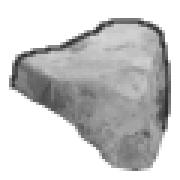
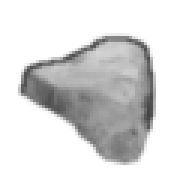
The second (180, 180) image is a revision of the first. Changes to its layers:
painted on "line" over [9, 18, 171, 135]
painted on "Pasted Layer" over [9, 18, 171, 171]
